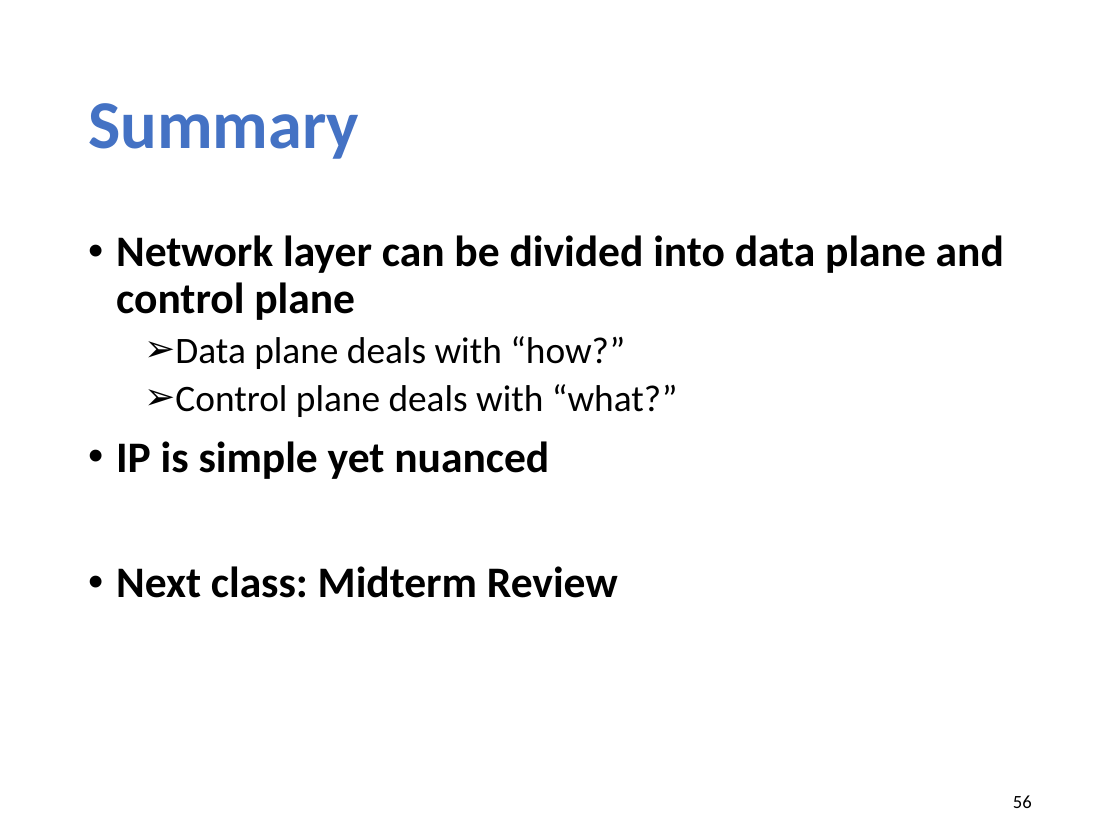
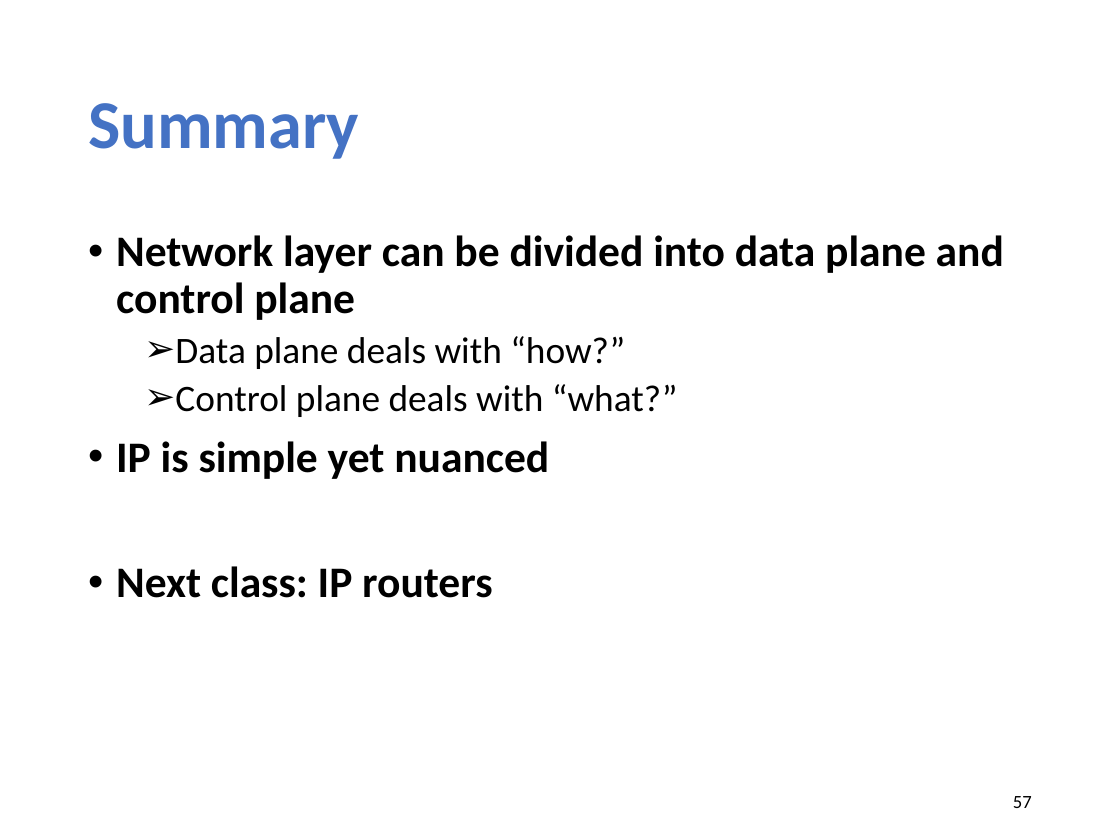
Before and after one commit to xinjin/course-net, a slide deck: slide 57 of slides/lec10_ip.pptx (slide 56 before the commit). Drawn at 1120x840 pixels with LibreOffice and Linux fonts; fonts in the diff are those of the drawing. Boxes give left, top, right and bottom in pixels: in the first picture for what was removed or moved away, otherwise in the second. Text is boxed around its words. In the diff, an @@ line names an element or a change of style, - is before the commit and + after.

```diff
--- a/slides/lec10_ip.pptx
+++ b/slides/lec10_ip.pptx
@@ text at <box>116,566,492,598</box>: text changed @@
-• Next class: Midterm Review
+• Next class: IP routers
@@ page number at <box>1013,796,1032,808</box>: text changed @@
-56
+57
```
Also in this commit, not shown: 4 other slides changed, 1 slide added, 1 other file.
